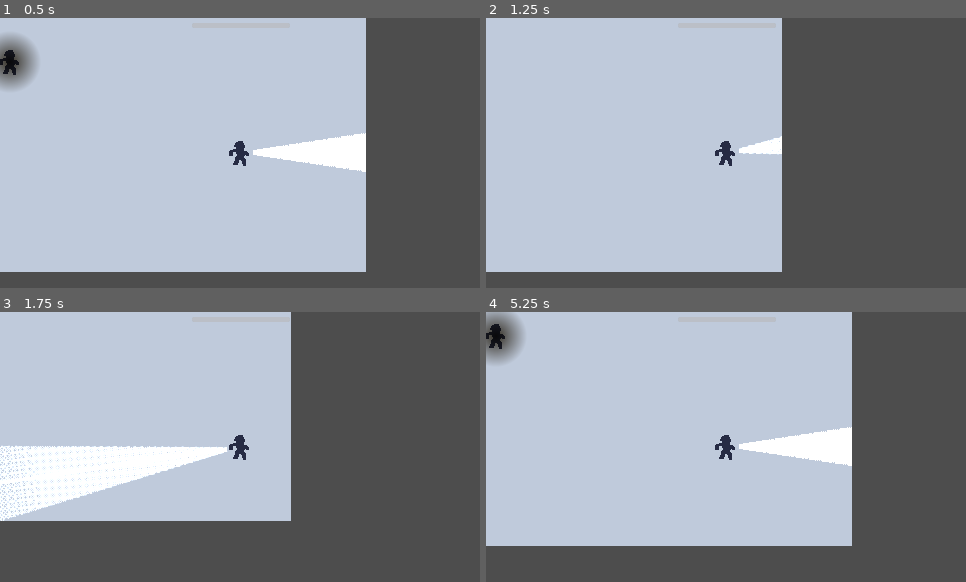
Above: before the commit, frames 1-4 (two rows, left to right).
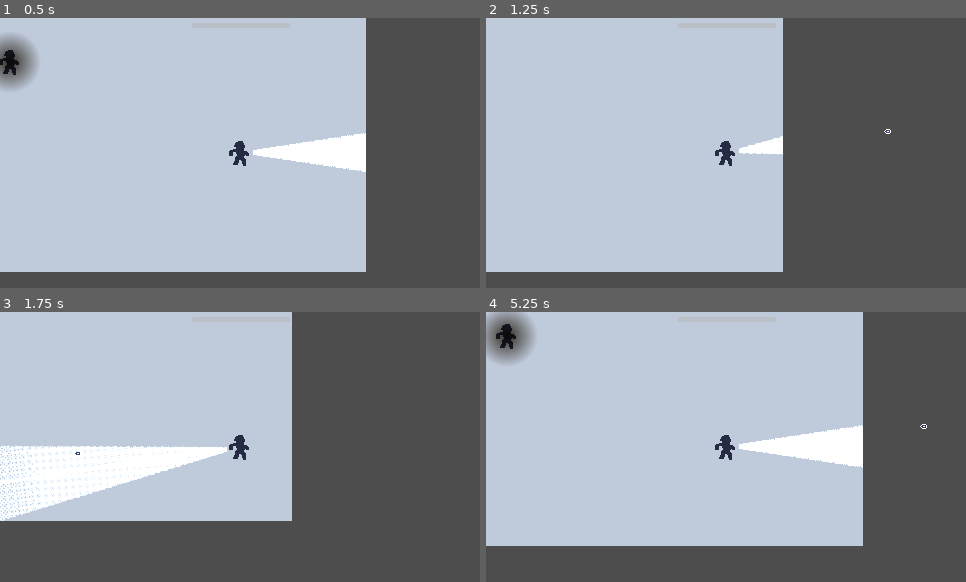
Above: after the commit, the same moments.

Repository: snowfrogdev/1-bit-game-jam-2024
Game: Godot game, scene res://main.tscn
The game is run twice, just before and just after one commit, with the same random seed, the same clock (stepped at 60 frames per second) and the same inputs.
Inputs (mouse positions are in pixels of both pictures, inside the frame that each line leads up to):
- Up to frame 1 (0.5 s): no input
- Up to frame 2 (1.25 s): tap Enter at 0.5 s; move the mouse to (831, 139) at 0.52 s; press the mouse at (831, 139) at 0.53 s; hold D (Move Right) from 0.53 s (still down)
- Up to frame 3 (1.75 s): move the mouse to (144, 460) at 1.27 s; release D (Move Right) at 1.28 s; release the mouse at (144, 460) at 1.28 s; hold S (Move Down) from 1.28 s (still down); right-click (144, 460) at 1.35 s; click (144, 460) at 1.55 s
- Up to frame 4 (5.25 s): move the mouse to (774, 387) at 2.02 s; release S (Move Down) at 2.03 s; press the mouse at (774, 387) at 2.03 s; hold D (Move Right) 2.03-2.78 s; move the mouse to (702, 501) at 2.77 s; release the mouse at (702, 501) at 2.78 s; hold W (Move Up) 2.78-3.53 s; click (702, 501) at 2.85 s; move the mouse to (870, 487) at 3.52 s; hold Right mouse button (Boost Flashlight) 3.53-4.28 s; hold A (Move Left) 3.53-5.03 s; click (870, 487) at 3.8 s; move the mouse to (582, 406) at 4.27 s; click (582, 406) at 4.35 s; move the mouse to (750, 447) at 5.02 s; press the mouse at (750, 447) at 5.03 s; hold S (Move Down) from 5.03 s (still down)

Frame 1 is identical in both runs. In frame 2, 0.2% of the frame differs, in the area x 61-85%, y 0-95%; in frame 3, 0.2%; in frame 4, 3.3%, in the area x 0-92%, y 0-87%.

Commit message:
Implement firing bullet and damaging enemy

Diff:
--- /dev/null
+++ b/bullet.gd
@@ -0,0 +1,15 @@
+extends CharacterBody2D
+
+@export var speed := 1000
+@export var damage := 25
+var direction := Vector2.ZERO
+
+func _physics_process(delta: float) -> void:
+	var collision = move_and_collide(direction * speed * delta)
+	if collision:
+		if collision.get_collider().is_in_group("enemy"):
+			collision.get_collider().take_damage(damage)
+		queue_free()
+
+func _on_screen_exited():
+	queue_free() # Destroy the bullet when it exits the screen
--- /dev/null
+++ b/bullet.tscn
@@ -0,0 +1,27 @@
+[gd_scene load_steps=4 format=3 uid="uid://df6047betxlvo"]
+
+[ext_resource type="Texture2D" uid="uid://dujnpe4c1ts3k" path="res://Art/bullet.png" id="1_habrc"]
+[ext_resource type="Script" path="res://bullet.gd" id="1_rl1gh"]
+
+[sub_resource type="CapsuleShape2D" id="CapsuleShape2D_512do"]
+radius = 3.0
+height = 8.0
+
+[node name="Bullet" type="CharacterBody2D"]
+collision_mask = 4
+script = ExtResource("1_rl1gh")
+speed = null
+damage = null
+
+[node name="Sprite2D" type="Sprite2D" parent="."]
+texture = ExtResource("1_habrc")
+
+[node name="CollisionShape2D" type="CollisionShape2D" parent="."]
+rotation = 1.5708
+shape = SubResource("CapsuleShape2D_512do")
+
+[node name="VisibleOnScreenNotifier2D" type="VisibleOnScreenNotifier2D" parent="."]
+position = Vector2(2.38419e-07, 0)
+scale = Vector2(0.4, 0.3)
+
+[connection signal="screen_exited" from="VisibleOnScreenNotifier2D" to="." method="_on_screen_exited"]
--- a/enemy.gd
+++ b/enemy.gd
@@ -6,6 +6,8 @@
 var max_shield_strength = 100.0
 var is_shield_active = true
 @export() var shield_weakening_rate = 30 # percentage weakened per second
+
+var health = 100.0
 
 func weaken_shield(delta: float) -> void:
 	if is_shield_active:
@@ -18,3 +20,14 @@
 func _process(_delta: float) -> void:
 	var shield_energy = shield_strength / max_shield_strength
 	shield_light.energy = shield_energy
+
+func take_damage(amount: float) -> void:
+	if not is_shield_active:
+		health -= amount
+		if health <= 0:
+			die()
+	else:
+		pass
+
+func die() -> void:
+	queue_free()
--- a/main.tscn
+++ b/main.tscn
@@ -82,6 +82,7 @@
 
 [node name="Enemy" type="CharacterBody2D" parent="." groups=["enemy"]]
 position = Vector2(125, 60)
+collision_layer = 4
 motion_mode = 1
 script = ExtResource("5_6c404")
 metadata/_edit_group_ = true
--- a/player.gd
+++ b/player.gd
@@ -1,25 +1,29 @@
 extends CharacterBody2D
 
-@export var speed = 300.0
+@export var speed := 300.0
 
 @onready var flashlight: PointLight2D = $Flashlight
 @onready var boost_ray: RayCast2D = $Flashlight/BoostRay
 
 # Battery properties
-@export() var battery_drain_speed = 20.0 # percentage drained per second
-@export() var battery_recharge_speed = 50.0 # percentage recharged per second
+@export var battery_drain_speed := 20.0 # percentage drained per second
+@export var battery_recharge_speed := 50.0 # percentage recharged per second
 var battery_level = 100.0 # 100% battery
 var max_battery_level = 100.0
 var min_battery_level = 0.0
 var is_boosting = false
 signal battery_level_changed(battery_level: float)
 
+var bullet_scene := preload("res://bullet.tscn")
+@export var shooting_cooldown := 0.5 # Time between shots
+var time_since_last_shot := 0.0
 
 func _physics_process(delta: float) -> void:
 	get_input()
 	update_flashlight()
 	update_battery(delta)
 	update_boost_ray(delta)
+	update_shooting(delta)
 	move_and_slide()
 
 func _process(_delta: float):
@@ -55,6 +59,9 @@
 		is_boosting = true
 	else:
 		is_boosting = false
+
+	if Input.is_action_pressed("Fire Weapon"):
+		shoot()
 
 	var input_direction = Input.get_vector("Move Left", "Move Right", "Move Up", "Move Down")
 	#look_at(get_global_mouse_position())
@@ -102,3 +109,19 @@
 		var parent = collider.get_parent()
 		if parent.is_in_group("enemy"):
 			parent.weaken_shield(delta)
+
+func shoot():
+	if time_since_last_shot >= shooting_cooldown:
+		var bullet = bullet_scene.instantiate()
+		# Position the bullet at the position of the flashlight's raycast
+		bullet.global_position = flashlight.get_node("BoostRay").get_global_position()
+
+		var angle = flashlight.global_rotation - PI
+		var direction = Vector2(cos(angle), sin(angle))
+		bullet.direction = direction
+		get_parent().add_child(bullet)
+
+		time_since_last_shot = 0.0
+
+func update_shooting(delta: float):
+	time_since_last_shot += delta
--- a/project.godot
+++ b/project.godot
@@ -45,6 +45,11 @@
 "events": [Object(InputEventKey,"resource_local_to_scene":false,"resource_name":"","device":-1,"window_id":0,"alt_press …(192 unchanged characters)…
 ]
 }
+"Fire Weapon"={
+"deadzone": 0.5,
+"events": [Object(InputEventMouseButton,"resource_local_to_scene":false,"resource_name":"","device":-1,"window_id":0,"alt_pressed":false,"shift_pressed":false,"ctrl_pressed":false,"meta_pressed":false,"button_mask":1,"position":Vector2(224, 16),"global_position":Vector2(233, 62),"factor":1.0,"button_index":1,"canceled":false,"pressed":true,"double_click":false,"script":null)
+]
+}
 "Boost Flashlight"={
 "deadzone": 0.5,
 "events": [Object(InputEventMouseButton,"resource_local_to_scene":false,"resource_name":"","device":-1,"window_id":0,"a …(258 unchanged characters)…
Binary file added: Art/bullet.aseprite
Binary file added: Art/bullet.png
Not shown, added: Art/bullet.png.import
